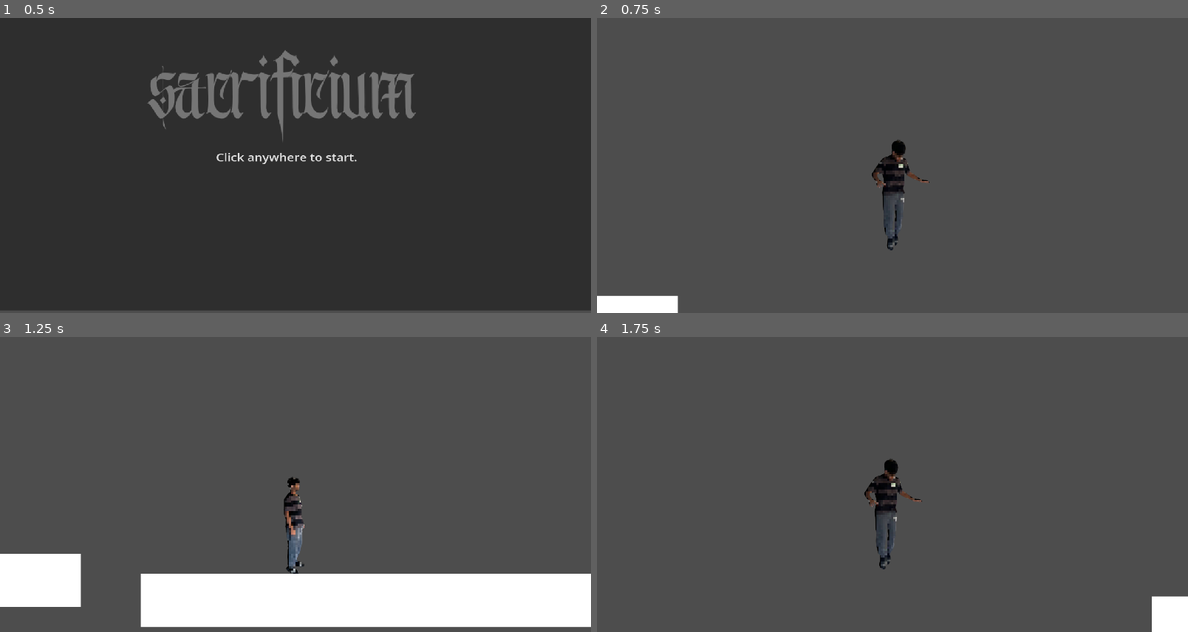
Above: before the commit, frames 1-4 (two rows, left to right).
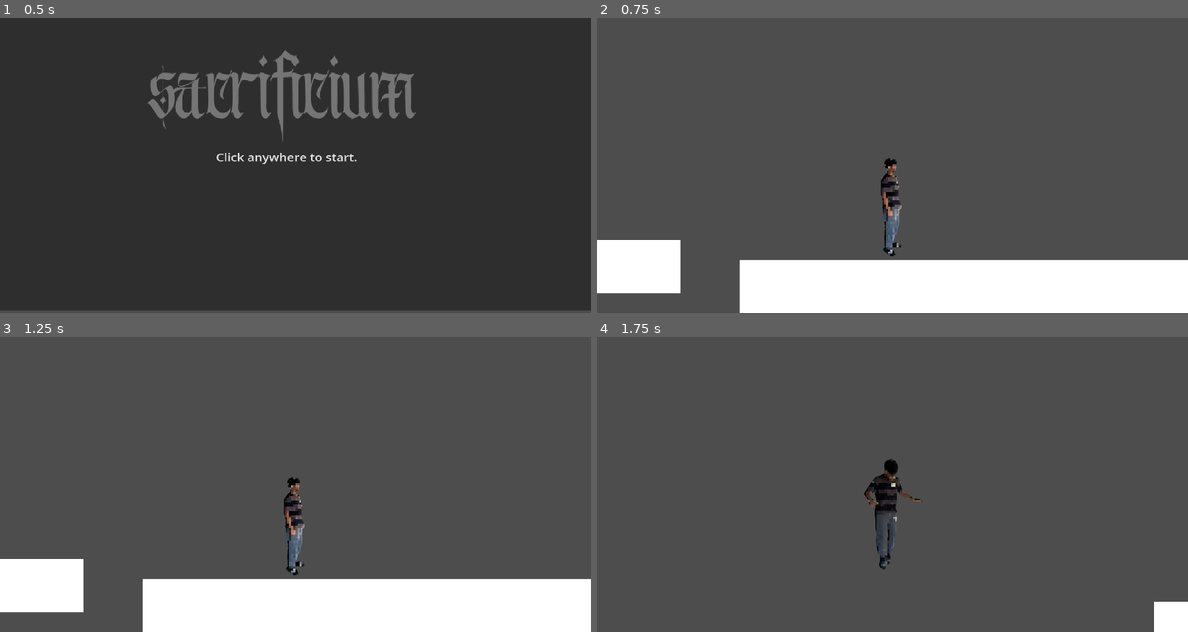
Above: after the commit, the same moments.

Repository: awadui/awesomeplatformer
Game: Godot game, scene res://Scenes/IntroMenu.tscn
Same seed, same stepped clock (60 frames per second), same inputs: the game is played once before the commit and once after it.
Inputs:
- Up to frame 1 (0.5 s): no input
- Up to frame 2 (0.75 s): click "Click anywhere to start." at 0.5 s
- Up to frame 3 (1.25 s): no input
- Up to frame 4 (1.75 s): tap Enter at 1.25 s; hold D (move_right ) from 1.28 s (still down); tap C (crouch) at 1.35 s; tap Space (jump) at 1.52, 1.55 s

Frame 1 is identical in both runs. In frame 2, 18% of the frame differs, in the area x 0-100%, y 41-100%; in frame 3, 3.5%; in frame 4, 0.2%.

Commit message:
added coruching
ever since i was a kid i knew i was trh jit trya alll m p

Diff:
--- /dev/null
+++ b/awesomeplatformer/Resources/crouching_cshape.tres
@@ -0,0 +1,4 @@
+[gd_resource type="CapsuleShape2D" format=3 uid="uid://dihykmqycf3s6"]
+
+[resource]
+height = 66.0
--- /dev/null
+++ b/awesomeplatformer/Resources/standing_cshape.tres
@@ -0,0 +1,5 @@
+[gd_resource type="CapsuleShape2D" format=3 uid="uid://b6wdu0g1otybd"]
+
+[resource]
+radius = 14.0
+height = 98.0
--- a/awesomeplatformer/Scenes/player.tscn
+++ b/awesomeplatformer/Scenes/player.tscn
@@ -3,12 +3,111 @@
 [ext_resource type="Script" uid="uid://cgnut7k3l0vn7" path="res://Scripts/player.gd" id="1_4ntmi"]
 [ext_resource type="Texture2D" uid="uid://dhckktw5v2q5r" path="res://assets/textures/idle.png" id="2_cvnsp"]
 [ext_resource type="Texture2D" uid="uid://bevy43cvmy7xh" path="res://assets/textures/run.png" id="3_6t5aa"]
+[ext_resource type="Shape2D" uid="uid://b6wdu0g1otybd" path="res://Resources/standing_cshape.tres" id="3_x3wgy"]
 [ext_resource type="Texture2D" uid="uid://b1mwlpud6bevx" path="res://assets/textures/jump.png" id="4_vgqql"]
 [ext_resource type="Texture2D" uid="uid://dm27anto3vl5v" path="res://assets/textures/crouch.png" id="5_fkybt"]
 
-[sub_resource type="CapsuleShape2D" id="CapsuleShape2D_cvnsp"]
-radius = 14.0
-height = 98.0
+[sub_resource type="Animation" id="Animation_6t5aa"]
+length = 0.001
+tracks/0/type = "value"
+tracks/0/imported = false
+tracks/0/enabled = true
+tracks/0/path = NodePath("Sprite2D:texture")
+tracks/0/interp = 1
+tracks/0/loop_wrap = true
+tracks/0/keys = {
+"times": PackedFloat32Array(0),
+"transitions": PackedFloat32Array(1),
+"update": 1,
+"values": [ExtResource("2_cvnsp")]
+}
+tracks/1/type = "value"
+tracks/1/imported = false
+tracks/1/enabled = true
+tracks/1/path = NodePath("Sprite2D:hframes")
+tracks/1/interp = 1
+tracks/1/loop_wrap = true
+tracks/1/keys = {
+"times": PackedFloat32Array(0),
+"transitions": PackedFloat32Array(1),
+"update": 1,
+"values": [1]
+}
+tracks/2/type = "value"
+tracks/2/imported = false
+tracks/2/enabled = true
+tracks/2/path = NodePath("Sprite2D:vframes")
+tracks/2/interp = 1
+tracks/2/loop_wrap = true
+tracks/2/keys = {
+"times": PackedFloat32Array(0),
+"transitions": PackedFloat32Array(1),
+"update": 1,
+"values": [1]
+}
+tracks/3/type = "value"
+tracks/3/imported = false
+tracks/3/enabled = true
+tracks/3/path = NodePath("Sprite2D:frame")
+tracks/3/interp = 1
+tracks/3/loop_wrap = true
+tracks/3/keys = {
+"times": PackedFloat32Array(0),
+"transitions": PackedFloat32Array(1),
+"update": 1,
+"values": [0]
+}
+
+[sub_resource type="Animation" id="Animation_x3wgy"]
+resource_name = "crouch"
+tracks/0/type = "value"
+tracks/0/imported = false
+tracks/0/enabled = true
+tracks/0/path = NodePath("Sprite2D:texture")
+tracks/0/interp = 1
+tracks/0/loop_wrap = true
+tracks/0/keys = {
+"times": PackedFloat32Array(0),
+"transitions": PackedFloat32Array(1),
+"update": 1,
+"values": [ExtResource("5_fkybt")]
+}
+tracks/1/type = "value"
+tracks/1/imported = false
+tracks/1/enabled = true
+tracks/1/path = NodePath("Sprite2D:hframes")
+tracks/1/interp = 1
+tracks/1/loop_wrap = true
+tracks/1/keys = {
+"times": PackedFloat32Array(0),
+"transitions": PackedFloat32Array(1),
+"update": 1,
+"values": [1]
+}
+tracks/2/type = "value"
+tracks/2/imported = false
+tracks/2/enabled = true
+tracks/2/path = NodePath("Sprite2D:vframes")
+tracks/2/interp = 1
+tracks/2/loop_wrap = true
+tracks/2/keys = {
+"times": PackedFloat32Array(0),
+"transitions": PackedFloat32Array(1),
+"update": 1,
+"values": [1]
+}
+tracks/3/type = "value"
+tracks/3/imported = false
+tracks/3/enabled = true
+tracks/3/path = NodePath("Sprite2D:frame")
+tracks/3/interp = 1
+tracks/3/loop_wrap = true
+tracks/3/keys = {
+"times": PackedFloat32Array(0),
+"transitions": PackedFloat32Array(1),
+"update": 1,
+"values": [0]
+}
 
 [sub_resource type="Animation" id="Animation_cvnsp"]
 resource_name = "idle"
@@ -61,19 +160,20 @@
 "values": [0]
 }
 
-[sub_resource type="Animation" id="Animation_6t5aa"]
-length = 0.001
-tracks/0/type = "value"
-tracks/0/imported = false
-tracks/0/enabled = true
-tracks/0/path = NodePath("Sprite2D:texture")
-tracks/0/interp = 1
-tracks/0/loop_wrap = true
-tracks/0/keys = {
-"times": PackedFloat32Array(0),
-"transitions": PackedFloat32Array(1),
-"update": 1,
-"values": [ExtResource("2_cvnsp")]
+[sub_resource type="Animation" id="Animation_fkybt"]
+resource_name = "jump"
+loop_mode = 1
+tracks/0/type = "value"
+tracks/0/imported = false
+tracks/0/enabled = true
+tracks/0/path = NodePath("Sprite2D:texture")
+tracks/0/interp = 1
+tracks/0/loop_wrap = true
+tracks/0/keys = {
+"times": PackedFloat32Array(0),
+"transitions": PackedFloat32Array(1),
+"update": 1,
+"values": [ExtResource("4_vgqql")]
 }
 tracks/1/type = "value"
 tracks/1/imported = false
@@ -162,109 +262,6 @@
 "transitions": PackedFloat32Array(1),
 "update": 1,
 "values": [ExtResource("3_6t5aa")]
-}
-
-[sub_resource type="Animation" id="Animation_fkybt"]
-resource_name = "jump"
-loop_mode = 1
-tracks/0/type = "value"
-tracks/0/imported = false
-tracks/0/enabled = true
-tracks/0/path = NodePath("Sprite2D:texture")
-tracks/0/interp = 1
-tracks/0/loop_wrap = true
-tracks/0/keys = {
-"times": PackedFloat32Array(0),
-"transitions": PackedFloat32Array(1),
-"update": 1,
-"values": [ExtResource("4_vgqql")]
-}
-tracks/1/type = "value"
-tracks/1/imported = false
-tracks/1/enabled = true
-tracks/1/path = NodePath("Sprite2D:hframes")
-tracks/1/interp = 1
-tracks/1/loop_wrap = true
-tracks/1/keys = {
-"times": PackedFloat32Array(0),
-"transitions": PackedFloat32Array(1),
-"update": 1,
-"values": [1]
-}
-tracks/2/type = "value"
-tracks/2/imported = false
-tracks/2/enabled = true
-tracks/2/path = NodePath("Sprite2D:vframes")
-tracks/2/interp = 1
-tracks/2/loop_wrap = true
-tracks/2/keys = {
-"times": PackedFloat32Array(0),
-"transitions": PackedFloat32Array(1),
-"update": 1,
-"values": [1]
-}
-tracks/3/type = "value"
-tracks/3/imported = false
-tracks/3/enabled = true
-tracks/3/path = NodePath("Sprite2D:frame")
-tracks/3/interp = 1
-tracks/3/loop_wrap = true
-tracks/3/keys = {
-"times": PackedFloat32Array(0),
-"transitions": PackedFloat32Array(1),
-"update": 1,
-"values": [0]
-}
-
-[sub_resource type="Animation" id="Animation_x3wgy"]
-resource_name = "crouch"
-tracks/0/type = "value"
-tracks/0/imported = false
-tracks/0/enabled = true
-tracks/0/path = NodePath("Sprite2D:texture")
-tracks/0/interp = 1
-tracks/0/loop_wrap = true
-tracks/0/keys = {
-"times": PackedFloat32Array(0),
-"transitions": PackedFloat32Array(1),
-"update": 1,
-"values": [ExtResource("5_fkybt")]
-}
-tracks/1/type = "value"
-tracks/1/imported = false
-tracks/1/enabled = true
-tracks/1/path = NodePath("Sprite2D:hframes")
-tracks/1/interp = 1
-tracks/1/loop_wrap = true
-tracks/1/keys = {
-"times": PackedFloat32Array(0),
-"transitions": PackedFloat32Array(1),
-"update": 1,
-"values": [1]
-}
-tracks/2/type = "value"
-tracks/2/imported = false
-tracks/2/enabled = true
-tracks/2/path = NodePath("Sprite2D:vframes")
-tracks/2/interp = 1
-tracks/2/loop_wrap = true
-tracks/2/keys = {
-"times": PackedFloat32Array(0),
-"transitions": PackedFloat32Array(1),
-"update": 1,
-"values": [1]
-}
-tracks/3/type = "value"
-tracks/3/imported = false
-tracks/3/enabled = true
-tracks/3/path = NodePath("Sprite2D:frame")
-tracks/3/interp = 1
-tracks/3/loop_wrap = true
-tracks/3/keys = {
-"times": PackedFloat32Array(0),
-"transitions": PackedFloat32Array(1),
-"update": 1,
-"values": [0]
 }
 
 [sub_resource type="AnimationLibrary" id="AnimationLibrary_vgqql"]
@@ -286,8 +283,8 @@
 texture = ExtResource("2_cvnsp")
 
 [node name="CollisionShape2D" type="CollisionShape2D" parent="."]
-position = Vector2(4, -68)
-shape = SubResource("CapsuleShape2D_cvnsp")
+position = Vector2(6, -63)
+shape = ExtResource("3_x3wgy")
 
 [node name="Camera2D" type="Camera2D" parent="."]
 position = Vector2(7, -102)
--- a/awesomeplatformer/Scenes/world.tscn
+++ b/awesomeplatformer/Scenes/world.tscn
@@ -16,7 +16,7 @@
 [node name="world" type="Node2D"]
 
 [node name="Player" parent="." instance=ExtResource("1_a02cp")]
-position = Vector2(109, 71)
+position = Vector2(107, 155)
 jump_force = 600
 
 [node name="Platform" type="StaticBody2D" parent="."]
@@ -56,7 +56,7 @@
 shape = SubResource("RectangleShape2D_go701")
 
 [node name="Box" type="StaticBody2D" parent="."]
-position = Vector2(-332, 11)
+position = Vector2(-331, -2)
 
 [node name="MeshInstance2D" type="MeshInstance2D" parent="Box"]
 scale = Vector2(100, 100)
--- a/awesomeplatformer/Scripts/player.gd
+++ b/awesomeplatformer/Scripts/player.gd
@@ -6,8 +6,12 @@
 
 @onready var ap = $AnimationPlayer
 @onready var sprite = $Sprite2D
+@onready var cshape = $CollisionShape2D
 
 var is_crouching = false
+
+var standing_cshape = preload("res://Resources/standing_cshape.tres")
+var crouching_cshape = preload("res://Resources/crouching_cshape.tres")
 
 func _physics_process(_delta):
 	if !is_on_floor():
@@ -59,9 +63,11 @@
 	if is_crouching:
 		return
 	is_crouching = true
+	cshape.shape = crouching_cshape
 
 
 func stand_proud():
 	if is_crouching == false:
 		return
 	is_crouching = false
+	cshape.shape = standing_cshape
